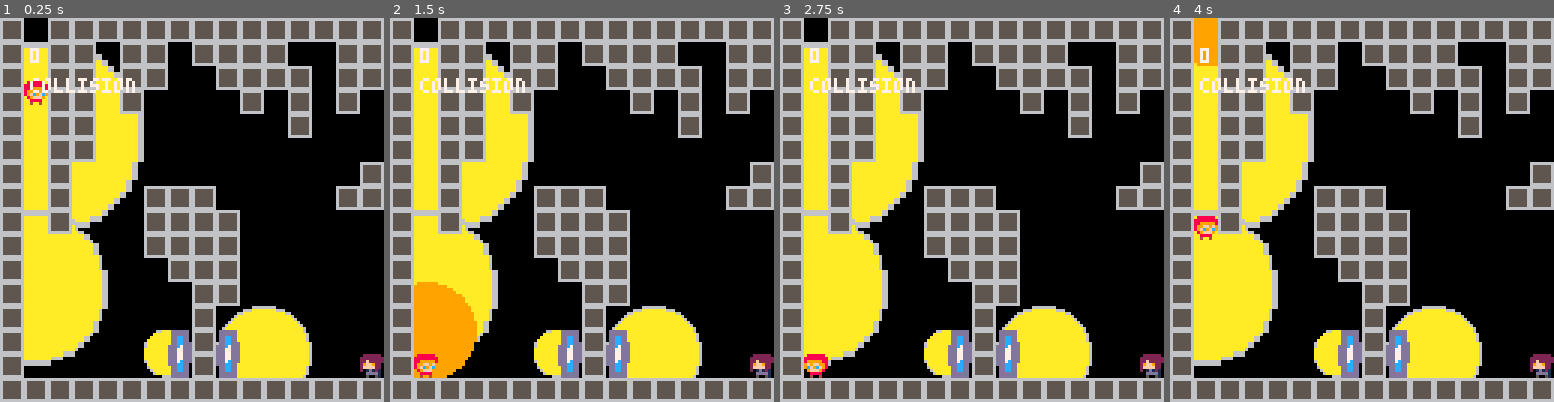
Above: before the commit, frames 1-4 (left to right).
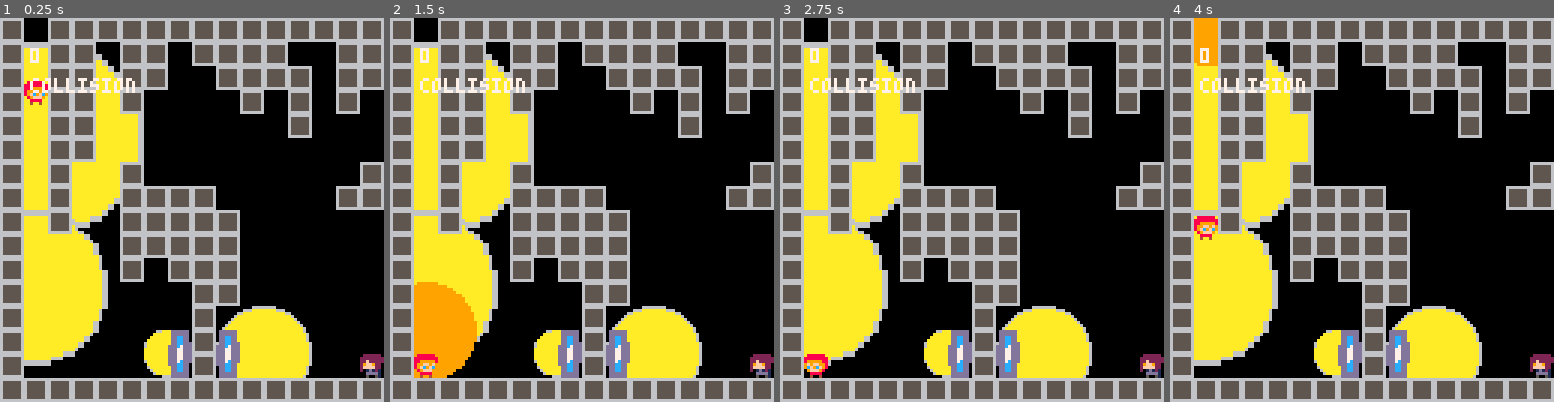
Above: after the commit, the same moments.

Repository: GoutteDooo/Lulu-s-Quest-PICO
Game: PICO-8 cartridge lulu.p8
Two runs of this game, one before a commit and one after it. Both use one fixed random seed, a clock stepped at 60 frames per second and the inputs below.
Inputs:
- Up to frame 1 (0.25 s): no input
- Up to frame 2 (1.5 s): tap O (Z key) at 0.33, 0.7, 1.43 s; tap X (X key) at 1.07 s
- Up to frame 3 (2.75 s): hold Left 1.97-2.37 s; tap X (X key) at 2.07, 2.4, 2.73 s; tap O (Z key) at 2.22 s; hold Down from 2.42 s (still down)
- Up to frame 4 (4 s): release Down at 2.82 s; hold Right 2.87-3.53 s; tap X (X key) at 3.07, 3.4, 3.73 s; tap O (Z key) at 3.1, 3.98 s; hold Up from 3.58 s (still down)

The runs differ from the first frame. In frame 1, 1.9% of the frame differs, in the area x 31-38%, y 37-69%; in frame 2, 1.9%; in frame 3, 1.9%; in frame 4, 1.9%.

Commit message:
music test

Diff:
--- a/lulu.p8
+++ b/lulu.p8
@@ -7,6 +7,7 @@
 	init_room()
 	cx = 0
 	cy = 0
+	music(0)
 end
 
 function _update()
@@ -106,9 +107,11 @@
 	if btnp(⬆️) then
 		if pactual.g then
 			pactual.dy = -2.5
+			sfx(0)
 		elseif pactual.dj then
 			pactual.dy = -2.5
 			pactual.dj = false
+			sfx(0)
 		end
 	end
 	pactual.y += pactual.dy
@@ -408,11 +411,11 @@
 2000202000200000000020002000200020000000000000000000000000000020200000000000000000000000000000000000000000000000000000000000000000000000000000000000000000000000000000000000000000000000000000000000000000000000000000000000000000000000000000000000000000000000
 2000202000000000000000002000000020000000000000000000000000002020000000000000000000000000000000000000000000000000000000000000000000000000000000000000000000000000000000000000000000000000000000000000000000000000000000000000000000000000000000000000000000000000
 2000202000000000000000000000000020000000000000000000000000002020000000000000000000000000000000000000000000000000000000000000000000000000000000000000000000000000000000000000000000000000000000000000000000000000000000000000000000000000000000000000000000000000
-2000200000000000000000000000002020000000000000000000000020002020000000000000000000000000000000000000000000000000000000000000000000000000000000000000000000000000000000000000000000000000000000000000000000000000000000000000000000000000000000000000000000000000
-2000200000002020200000000000202020000000000000000000200020002020000000000000000000000000000000000000000000000000000000000000000000000000000000000000000000000000000000000000000000000000000000000000000000000000000000000000000000000000000000000000000000000000
-2000200000002020202000000000000020000000000000000000200020002020000000000000000000000000000000000000000000000000000000000000000000000000000000000000000000000000000000000000000000000000000000000000000000000000000000000000000000000000000000000000000000000000
-2000000000002020202000000000000020000000000000200000200020002020000000000000000000000000000000000000000000000000000000000000000000000000000000000000000000000000000000000000000000000000000000000000000000000000000000000000000000000000000000000000000000000000
-2000000000000020202000000000000020000000000020200000200020002020000000000000000000000000000000000000000000000000000000000000000000000000000000000000000000000000000000000000000000000000000000000000000000000000000000000000000000000000000000000000000000000000
+2000200000200000000000000000002020000000000000000000000020002020000000000000000000000000000000000000000000000000000000000000000000000000000000000000000000000000000000000000000000000000000000000000000000000000000000000000000000000000000000000000000000000000
+2000200000202020200000000000202020000000000000000000200020002020000000000000000000000000000000000000000000000000000000000000000000000000000000000000000000000000000000000000000000000000000000000000000000000000000000000000000000000000000000000000000000000000
+2000200000202020202000000000000020000000000000000000200020002020000000000000000000000000000000000000000000000000000000000000000000000000000000000000000000000000000000000000000000000000000000000000000000000000000000000000000000000000000000000000000000000000
+2000000000202020202000000000000020000000000000200000200020002020000000000000000000000000000000000000000000000000000000000000000000000000000000000000000000000000000000000000000000000000000000000000000000000000000000000000000000000000000000000000000000000000
+2000000000200020202000000000000020000000000020200000200020002020000000000000000000000000000000000000000000000000000000000000000000000000000000000000000000000000000000000000000000000000000000000000000000000000000000000000000000000000000000000000000000000000
 2000000000000000202000000000000020000000002020200000200020002020000000000000000000000000000000000000000000000000000000000000000000000000000000000000000000000000000000000000000000000000000000000000000000000000000000000000000000000000000000000000000000000000
 2000000000000000200000000000000020000000202020200000200020002020000000000000000000000000000000000000000000000000000000000000000000000000000000000000000000000000000000000000000000000000000000000000000000000000000000000000000000000000000000000000000000000000
 2000000000000023202300000000000020000020202020200000200020002020000000000000000000000000000000000000000000000000000000000000000000000000000000000000000000000000000000000000000000000000000000000000000000000000000000000000000000000000000000000000000000000000
Not shown, changed: the music (__music__) section of lulu.p8
Not shown, changed: the sound effects (__sfx__) section of lulu.p8
